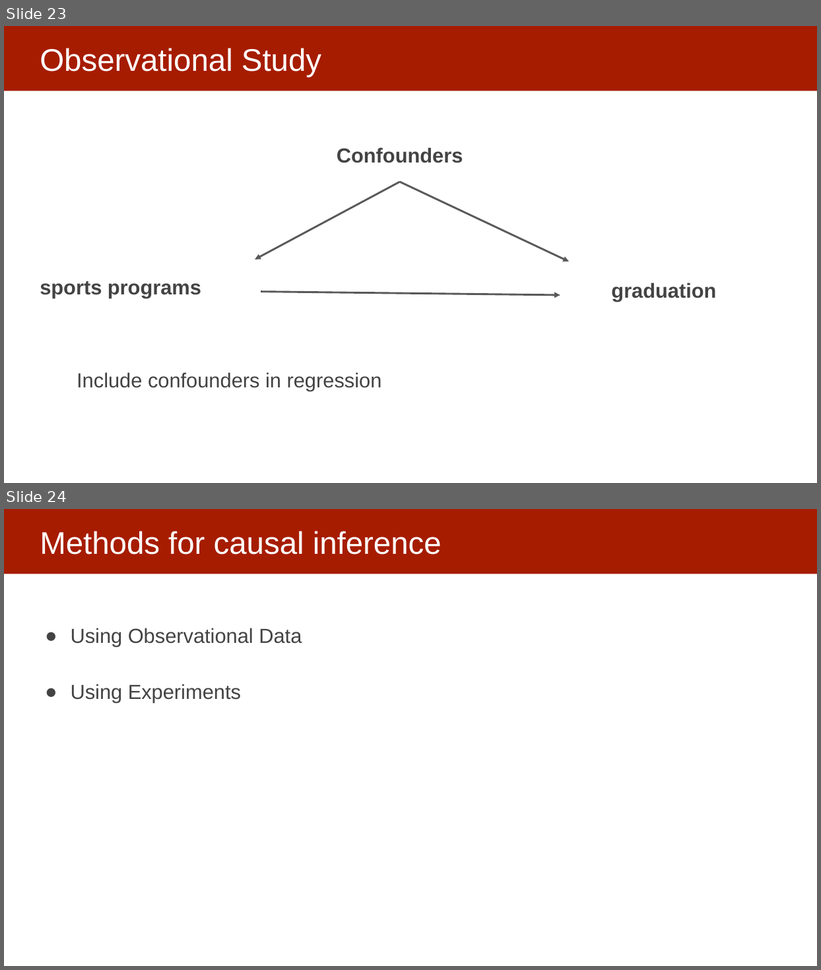
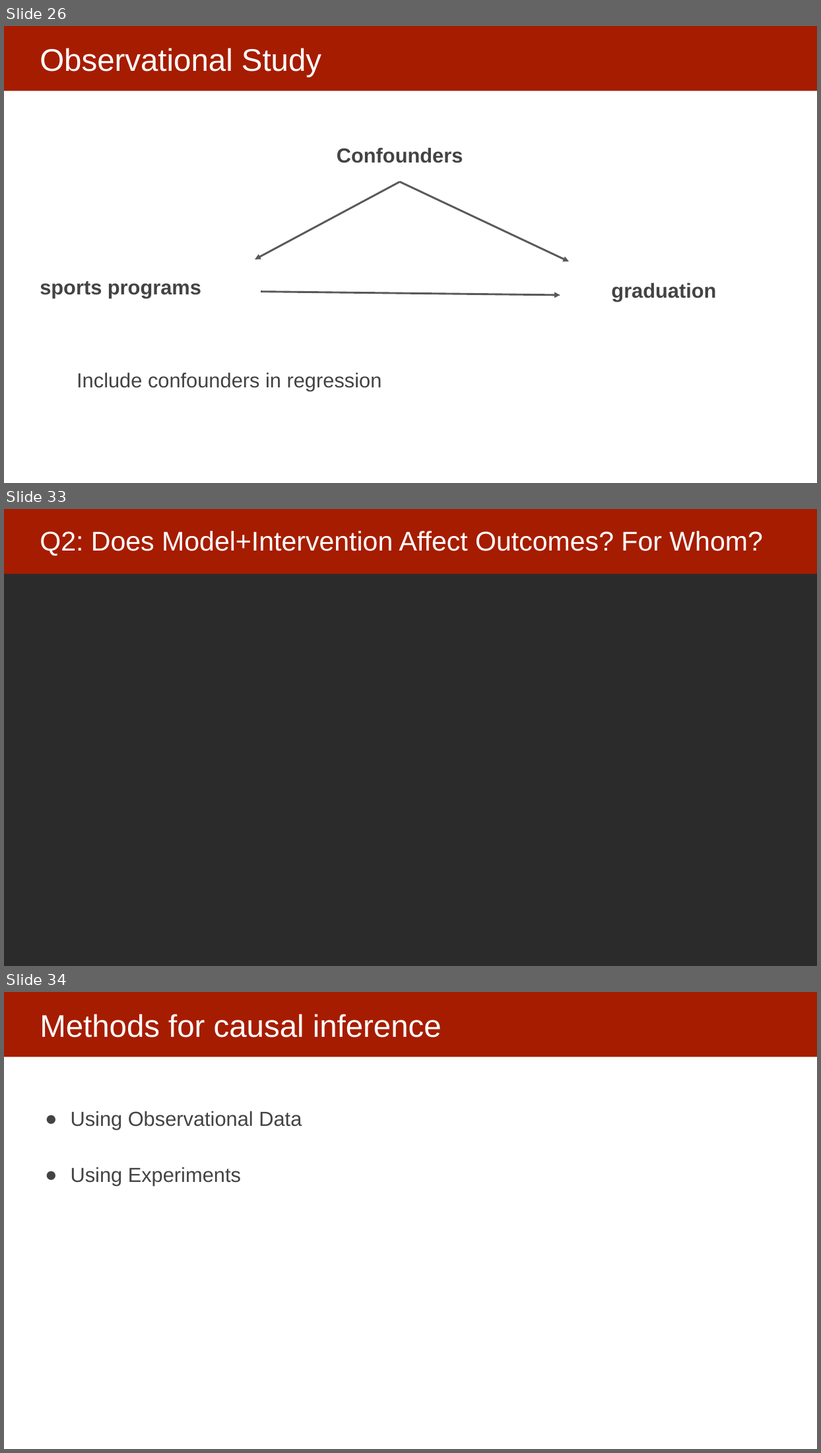
Before and after one commit to dssg/MLinPractice, a slide deck: Lectures/Lecture20-FieldValidation.pptx. Shown one above the other, each under a label of ours: slides 23 and 24 before the commit, slides 26, 33 and 34 after it; the slides between them are not shown. The pictures are 821x970 and 821x1453 pixels, drawn with LibreOffice and Linux fonts; fonts in the diff are those of the drawing; background and template pictures are left out; a plain dark background stands for a picture behind light text. Boxes give left, top, right and bottom in pixels: in the first picture for what was removed or moved away, otherwise in the second. Text is boxed around its words. In the diff, an @@ line names an element or a change of style, - is before the commit and + after.

```diff
--- a/Lectures/Lecture20-FieldValidation.pptx
+++ b/Lectures/Lecture20-FieldValidation.pptx
@@ slide 33 added at box(4, 509, 817, 966), background picture (left out); not listed: 1 template element that a slide beside it also shows @@
@@ title added at box(40, 531, 762, 556), 32 pt, text #FFFFFF @@
+Q2: Does Model+Intervention Affect Outcomes? For Whom?
@@ what was slide 23 is now slide 26 @@
@@ what was slide 24 is now slide 34 @@
```
Also in this commit, not shown: 4 slides changed, 9 other slides added.
